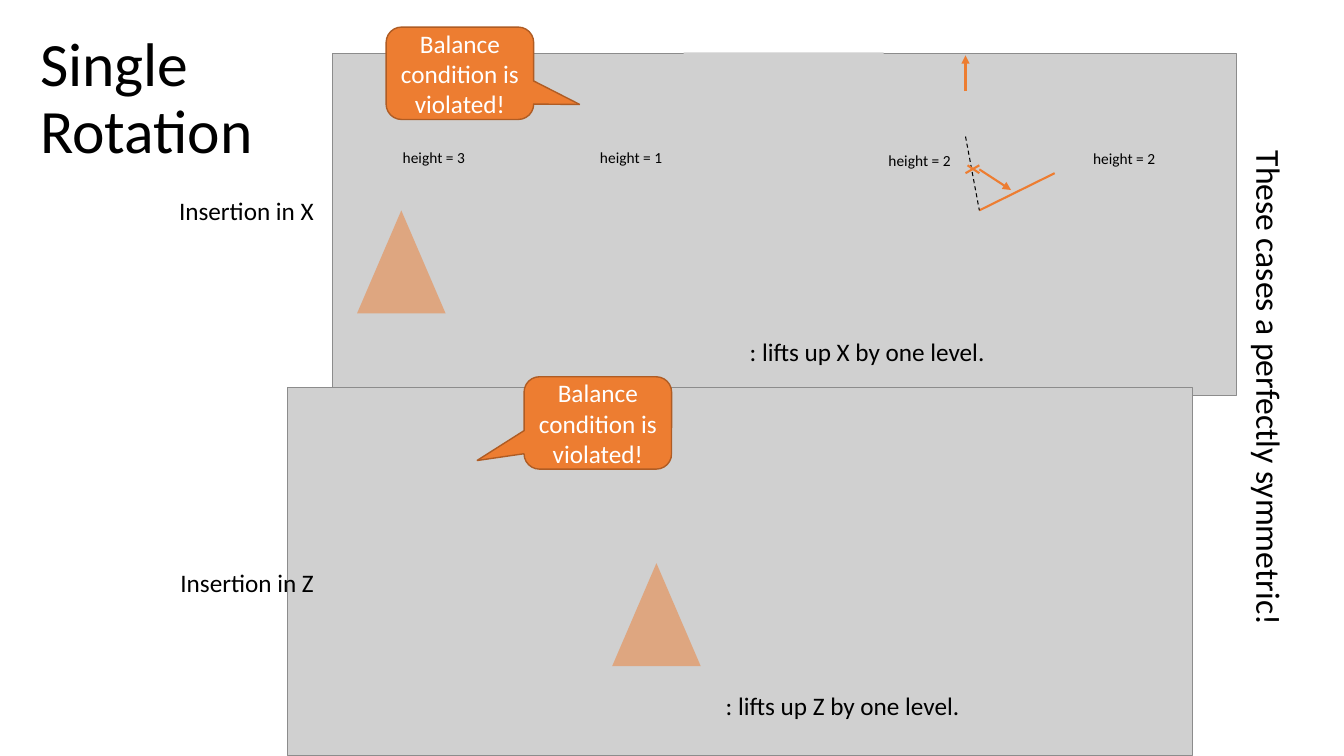
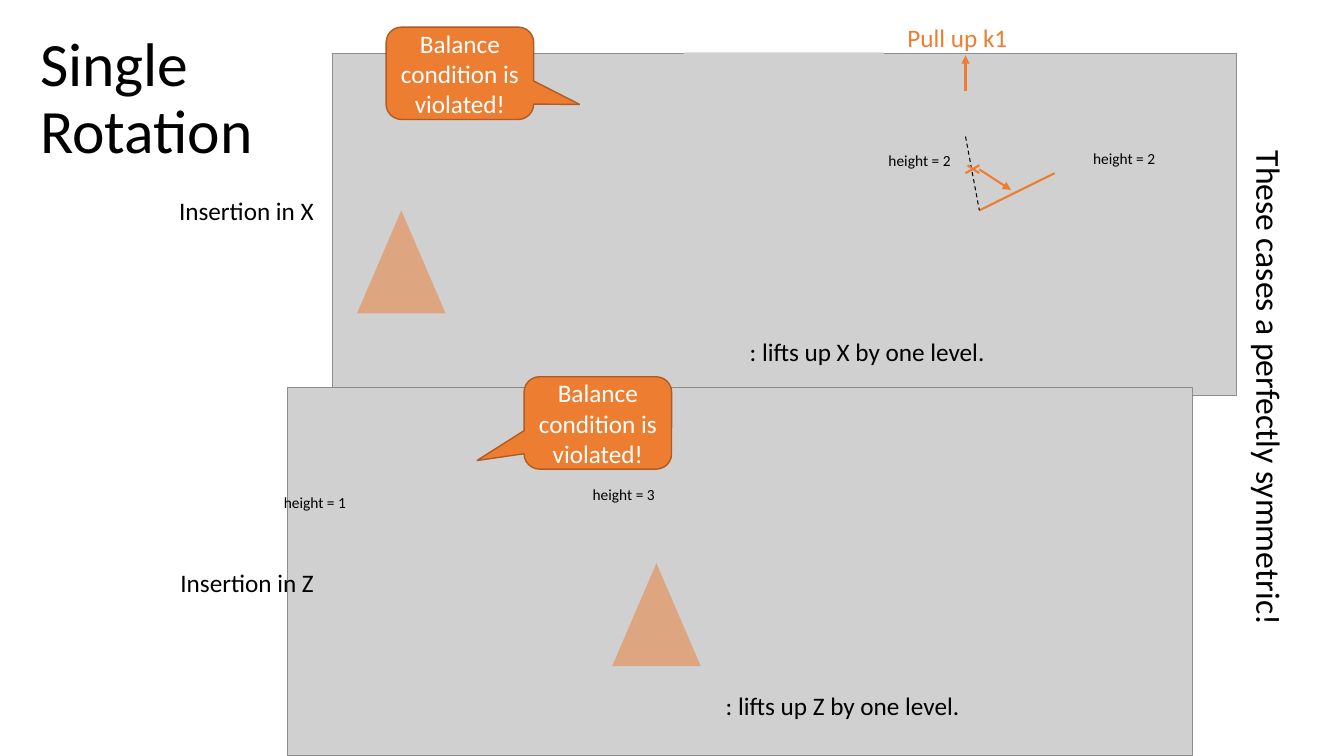
Before and after one commit to mhahsler/CS2341, a slide deck: slide 5 of Chapter4_Trees/slides/AVL_trees.pptx. Drawn at 1344x756 pixels with LibreOffice and Linux fonts; fonts in the diff are those of the drawing; grey boxes stand for pictures. Boxes give left, top, right and bottom in pixels: in the first picture for what was removed or moved away, otherwise in the second. Text is boxed around its words. In the diff, an @@ line names an element or a change of style, - is before the commit and + after.

```diff
--- a/Chapter4_Trees/slides/AVL_trees.pptx
+++ b/Chapter4_Trees/slides/AVL_trees.pptx
@@ text added at <box>907,29,1007,51</box>, 18 pt, text #ED7D31 @@
+Pull up k1
@@ text "height = 1" rewrapped from <box>600,152,662,166</box> to <box>284,494,346,512</box> @@
@@ text "height = 3": place and size @@
-text "height = 3" at <box>403,152,465,166</box>
+text "height = 3" at <box>593,489,655,503</box>
```
Also in this commit, not shown: 7 other slides changed, 1 other file.
